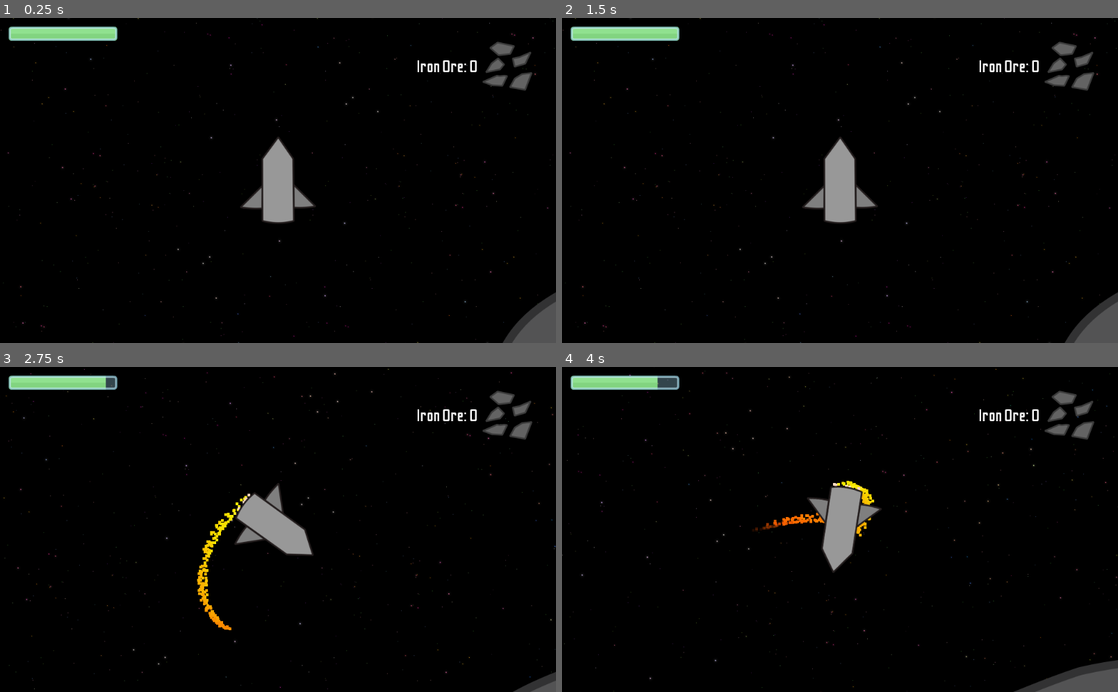
Above: before the commit, frames 1-4 (two rows, left to right).
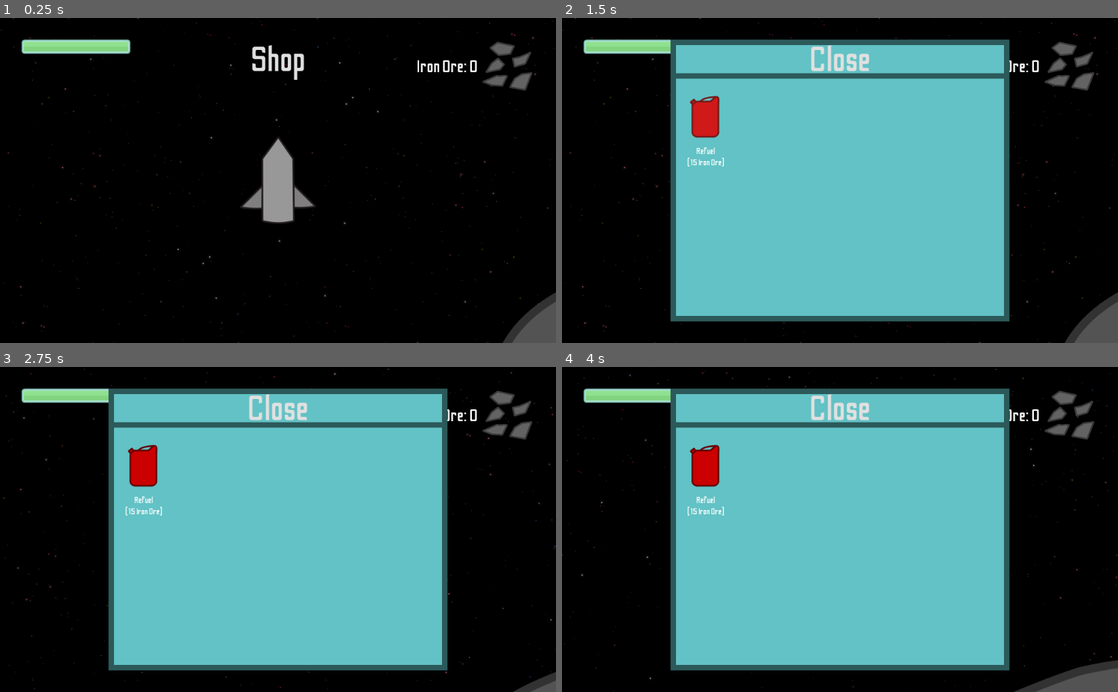
Above: after the commit, the same moments.

Repository: mariothedog/Holes-Theme
Game: Godot game, scene res://Space/Space.tscn
Two runs of this game, one before a commit and one after it. Both use one fixed random seed, a clock stepped at 60 frames per second and the inputs below.
Inputs (mouse positions are in pixels of both pictures, inside the frame that each line leads up to):
- Up to frame 1 (0.25 s): no input
- Up to frame 2 (1.5 s): click (840, 60) at 0.5 s, where only the run after the commit has a clickable "Shop"; click (706, 115) at 1.27 s
- Up to frame 3 (2.75 s): tap Enter at 2 s; move the mouse to (400, 513) at 2.02 s; hold D (turn_right) from 2.03 s (still down); hold W (thrust) from 2.03 s (still down); click (400, 513) at 2.17 s
- Up to frame 4 (4 s): move the mouse to (728, 545) at 2.77 s; release W (thrust) at 2.78 s; tap L (land) at 2.85 s; click (728, 545) at 2.92 s; tap W (thrust) at 3.02, 3.05, 3.32 s; move the mouse to (895, 458) at 3.52 s; release D (turn_right) at 3.53 s; hold A (turn_left) from 3.53 s (still down); hold W (thrust) from 3.53 s (still down); click (895, 458) at 3.67 s

The runs differ from the first frame. In frame 1, 2.1% of the frame differs, in the area x 1-55%, y 2-20%; in frame 2, 54%, in the area x 1-81%, y 2-94%; in frame 3, 54%; in frame 4, 54%.

Commit message:
Added shop with purchasable refuel

Diff:
--- a/Rocket/Rocket.gd
+++ b/Rocket/Rocket.gd
@@ -17,17 +17,19 @@
 func _ready():
 	$CPUParticles2D.emitting = false
 
+	$"Rocket HUD/Shop".visible = false
+
 	$"Health Bar".max_value = max_health
 	health = max_health
 
-	$"Rocket HUD/Fuel Bar".max_value = max_fuel
+	$"Rocket HUD/MarginContainer/Fuel Bar".max_value = max_fuel
 	fuel = max_fuel
+
+	$"Rocket HUD/MarginContainer/Fuel Bar".value = fuel
 
 func _process(_delta):
 	if health < max_health:
 		$"Health Bar".visible = true
-
-	$"Rocket HUD/Fuel Bar".value = fuel
 
 func _physics_process(delta):
 	input()
@@ -39,9 +41,13 @@
 		$CPUParticles2D.emitting = true
 		fuel -= 1
 
+		$"Rocket HUD/MarginContainer/Fuel Bar".value = fuel
+
 	if Input.is_action_pressed("thrust_back") and fuel > 0:
 		velocity -= Vector2(0, -acc).rotated(rotation)
 		fuel -= 1
+
+		$"Rocket HUD/MarginContainer/Fuel Bar".value = fuel
 
 	if Input.is_action_pressed("turn_right"):
 		rotate(deg2rad(rotation_amount))
@@ -98,3 +104,17 @@
 
 	if get_tree().change_scene("res://Asteroids/Asteroid Scene.tscn") != OK:
 		print_debug("An error occured while switching scene.")
+
+func _on_Shop_Button_pressed():
+	$"Rocket HUD/Shop".visible = not $"Rocket HUD/Shop".visible
+
+func _on_Shop_Close_Button_pressed():
+	$"Rocket HUD/Shop".visible = false
+
+func _on_Refuel_Button_pressed():
+	if global.inventory.get("Iron Ore", 0) >= 15:
+		global.inventory["Iron Ore"] -= 15
+		$HUD.update_inventory()
+		$"Fuel Bar Tween".interpolate_property($"Rocket HUD/MarginContainer/Fuel Bar", "value", fuel, max_fuel, 0.5)
+		$"Fuel Bar Tween".start()
+		fuel = max_fuel
--- a/Rocket/Rocket.tscn
+++ b/Rocket/Rocket.tscn
@@ -6,6 +6,11 @@
 [ext_resource path="res://UI/barHorizontal_red_mid 200.png" type="Texture" id=4]
 [ext_resource path="res://UI/HUD.tscn" type="PackedScene" id=5]
 [ext_resource path="res://UI/barHorizontal_green_mid 200.png" type="Texture" id=6]
+[ext_resource path="res://UI/Fonts/OdibeeSans-Regular.ttf" type="DynamicFontData" id=7]
+[ext_resource path="res://UI/Shop.png" type="Texture" id=8]
+[ext_resource path="res://UI/Fuel.png" type="Texture" id=9]
+[ext_resource path="res://UI/Fuel Pressed.png" type="Texture" id=10]
+[ext_resource path="res://UI/Fuel Hover.png" type="Texture" id=11]
 
 [sub_resource type="Gradient" id=1]
 offsets = PoolRealArray( 0, 0.0198676, 0.860927, 1 )
@@ -22,6 +27,13 @@
 
 [sub_resource type="ConvexPolygonShape2D" id=5]
 points = PoolVector2Array( 0, 0, -38, -2, 0, -40 )
+
+[sub_resource type="DynamicFont" id=6]
+size = 64
+font_data = ExtResource( 7 )
+
+[sub_resource type="DynamicFont" id=7]
+font_data = ExtResource( 7 )
 
 [node name="Rocket" type="KinematicBody2D"]
 script = ExtResource( 2 )
@@ -79,6 +91,8 @@
 
 [node name="Health Bar Tween" type="Tween" parent="."]
 
+[node name="Fuel Bar Tween" type="Tween" parent="."]
+
 [node name="Damage Shield" type="Timer" parent="."]
 one_shot = true
 
@@ -87,12 +101,40 @@
 enabled = true
 
 [node name="Rocket HUD" type="CanvasLayer" parent="."]
-
-[node name="Fuel Bar" type="TextureProgress" parent="Rocket HUD"]
-margin_left = 16.0
-margin_top = 16.0
-margin_right = 216.0
-margin_bottom = 42.0
+layer = 2
+
+[node name="MarginContainer" type="MarginContainer" parent="Rocket HUD"]
+anchor_right = 1.0
+margin_bottom = 157.0
+mouse_filter = 2
+custom_constants/margin_right = 40
+custom_constants/margin_top = 40
+custom_constants/margin_left = 40
+custom_constants/margin_bottom = 40
+__meta__ = {
+"_edit_use_anchors_": false
+}
+
+[node name="Shop Button" type="Button" parent="Rocket HUD/MarginContainer"]
+margin_left = 40.0
+margin_top = 40.0
+margin_right = 984.0
+margin_bottom = 117.0
+focus_mode = 0
+custom_fonts/font = SubResource( 6 )
+enabled_focus_mode = 0
+text = "Shop"
+flat = true
+__meta__ = {
+"_edit_use_anchors_": false
+}
+
+[node name="Fuel Bar" type="TextureProgress" parent="Rocket HUD/MarginContainer"]
+margin_left = 40.0
+margin_top = 40.0
+margin_right = 984.0
+margin_bottom = 117.0
+mouse_filter = 2
 value = 100.0
 texture_over = ExtResource( 3 )
 texture_progress = ExtResource( 6 )
@@ -100,5 +142,89 @@
 "_edit_use_anchors_": false
 }
 
+[node name="Shop" type="MarginContainer" parent="Rocket HUD"]
+anchor_left = 0.5
+anchor_top = 0.5
+anchor_right = 0.5
+anchor_bottom = 0.5
+margin_left = -512.0
+margin_top = -300.0
+margin_right = 512.0
+margin_bottom = 300.0
+mouse_filter = 2
+custom_constants/margin_right = 200
+custom_constants/margin_top = 40
+custom_constants/margin_left = 200
+custom_constants/margin_bottom = 40
+__meta__ = {
+"_edit_use_anchors_": false
+}
+
+[node name="TextureRect" type="TextureRect" parent="Rocket HUD/Shop"]
+margin_left = 200.0
+margin_top = 40.0
+margin_right = 824.0
+margin_bottom = 560.0
+texture = ExtResource( 8 )
+
+[node name="VSplitContainer" type="VSplitContainer" parent="Rocket HUD/Shop"]
+margin_left = 200.0
+margin_top = 40.0
+margin_right = 824.0
+margin_bottom = 560.0
+dragger_visibility = 1
+
+[node name="Shop Close Button" type="Button" parent="Rocket HUD/Shop/VSplitContainer"]
+margin_right = 624.0
+margin_bottom = 77.0
+focus_mode = 0
+custom_fonts/font = SubResource( 6 )
+enabled_focus_mode = 0
+text = "Close"
+flat = true
+__meta__ = {
+"_edit_use_anchors_": false
+}
+
+[node name="MarginContainer" type="MarginContainer" parent="Rocket HUD/Shop/VSplitContainer"]
+margin_top = 89.0
+margin_right = 624.0
+margin_bottom = 520.0
+custom_constants/margin_left = 15
+
+[node name="GridContainer" type="GridContainer" parent="Rocket HUD/Shop/VSplitContainer/MarginContainer"]
+margin_left = 15.0
+margin_right = 624.0
+margin_bottom = 431.0
+columns = 6
+
+[node name="VSplitContainer" type="VSplitContainer" parent="Rocket HUD/Shop/VSplitContainer/MarginContainer/GridContainer"]
+margin_right = 100.0
+margin_bottom = 147.0
+custom_constants/separation = -5
+dragger_visibility = 1
+
+[node name="Refuel Button" type="TextureButton" parent="Rocket HUD/Shop/VSplitContainer/MarginContainer/GridContainer/VSplitContainer"]
+margin_right = 100.0
+margin_bottom = 100.0
+texture_normal = ExtResource( 9 )
+texture_pressed = ExtResource( 10 )
+texture_hover = ExtResource( 11 )
+
+[node name="Label" type="Label" parent="Rocket HUD/Shop/VSplitContainer/MarginContainer/GridContainer/VSplitContainer"]
+margin_top = 108.0
+margin_right = 100.0
+margin_bottom = 147.0
+custom_fonts/font = SubResource( 7 )
+text = "Refuel
+(15 Iron Ore)"
+align = 1
+__meta__ = {
+"_edit_use_anchors_": false
+}
+
 [node name="HUD" parent="." instance=ExtResource( 5 )]
 [connection signal="timeout" from="Damage Shield" to="." method="_on_Damage_Shield_timeout"]
+[connection signal="pressed" from="Rocket HUD/MarginContainer/Shop Button" to="." method="_on_Shop_Button_pressed"]
+[connection signal="pressed" from="Rocket HUD/Shop/VSplitContainer/Shop Close Button" to="." method="_on_Shop_Close_Button_pressed"]
+[connection signal="pressed" from="Rocket HUD/Shop/VSplitContainer/MarginContainer/GridContainer/VSplitContainer/Refuel Button" to="." method="_on_Refuel_Button_pressed"]
--- a/Space/Space.gd
+++ b/Space/Space.gd
@@ -148,6 +148,7 @@
 		$Rocket.rotation = node_data["rocket_rot"]
 
 		$Rocket.fuel = node_data["rocket_fuel"]
+		$"Rocket/Rocket HUD/MarginContainer/Fuel Bar".value = $Rocket.fuel
 		$Rocket.health = node_data["rocket_health"]
 		$"Rocket/Health Bar".value = $Rocket.health
 
Not shown: 1 places in Rocket/Rocket.tscn that only renumber resources
Binary file added: UI/Fuel Hover.png
Not shown, added: UI/Fuel Hover.png.import
Binary file added: UI/Fuel Pressed.png
Not shown, added: UI/Fuel Pressed.png.import
Binary file added: UI/Fuel.png
Not shown, added: UI/Fuel.png.import
Not shown: 2 places in UI/HUD.tscn that only renumber resources
Binary file added: UI/Shop.png
Not shown, added: UI/Shop.png.import
